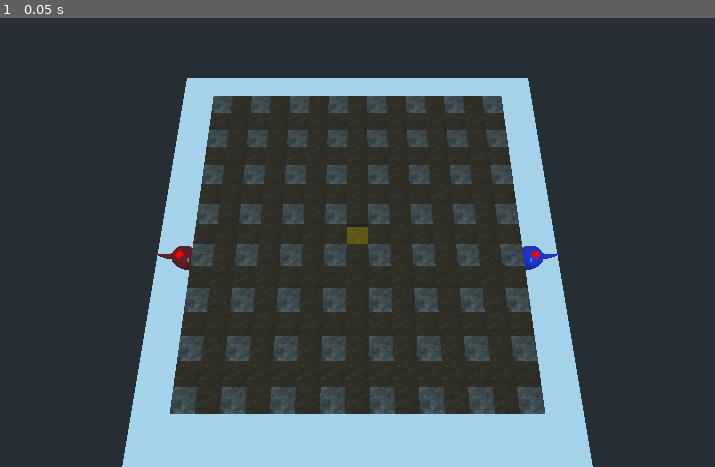
Above: before the commit, frame 1.
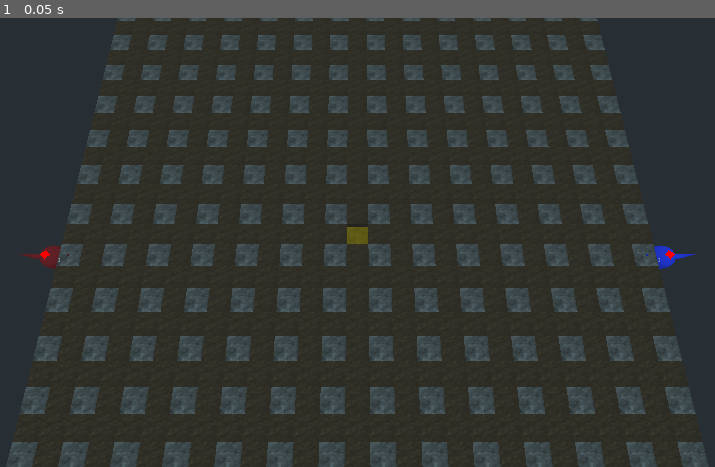
Above: after the commit, the same moment.

Repository: voidexp/ggj23
Game: Godot game, scene res://main.tscn
The game is run twice, just before and just after one commit, with the same random seed, the same clock (stepped at 60 frames per second) and the same inputs.
Inputs:
- Up to frame 1 (0.05 s): no input

The runs differ from the first frame. In frame 1, 22% of the frame differs, in the area x 0-100%, y 0-100%.

Commit message:
Adding lost changes to previous commit

Diff:
--- a/game/level_map.gd
+++ b/game/level_map.gd
@@ -125,7 +125,6 @@
 	player2_position = __grid_pos_to_real_pos(player2_grid_pos)
 
 func __grid_pos_to_real_pos(grid_position):
-	print_debug('----------------grid_to_pos', grid_position, Vector3(grid_position.x - col_count / 2, DEFAULT_Y, grid_position.y - row_count / 2))
 	return Vector3(grid_position.x - col_count / 2, DEFAULT_Y, grid_position.y - row_count / 2)
 
 func __get_block_id(col_id, row_id):
--- a/game/main.gd
+++ b/game/main.gd
@@ -9,7 +9,6 @@
 # Called when the node enters the scene tree for the first time.
 func _ready():
 	var player_positions = $LevelMap.get_player_positions()
-	print('----------players positions', player_positions)
 	$Player1.transform.origin = player_positions[0]
 	$Player2.transform.origin = player_positions[1]
 
--- a/game/main.tscn
+++ b/game/main.tscn
@@ -23,8 +23,8 @@
 speed = 2
 
 [node name="LevelMap" parent="." instance=ExtResource( 2 )]
-col_count = 15
-row_count = 15
+col_count = 27
+row_count = 27
 
 [node name="Camera" type="Camera" parent="."]
 transform = Transform( 1, 0, 0, 0, -4.37114e-08, 1, 0, -1, -4.37114e-08, 0, 15.6395, 4.23003 )
--- a/game/project.godot
+++ b/game/project.godot
@@ -60,11 +60,6 @@
 "events": [ Object(InputEventKey,"resource_local_to_scene":false,"resource_name":"","device":0,"alt":false,"shift":false,"control":false,"meta":false,"command":false,"pressed":false,"scancode":69,"physical_scancode":0,"unicode":0,"echo":false,"script":null)
  ]
 }
-p1_aux_action={
-"deadzone": 0.5,
-"events": [ Object(InputEventKey,"resource_local_to_scene":false,"resource_name":"","device":0,"alt":false,"shift":false,"control":false,"meta":false,"command":false,"pressed":false,"scancode":81,"physical_scancode":0,"unicode":0,"echo":false,"script":null)
- ]
-}
 p2_move_left={
 "deadzone": 0.5,
 "events": [ Object(InputEventKey,"resource_local_to_scene":false,"resource_name":"","device":0,"alt":false,"shift":false,"control":false,"meta":false,"command":false,"pressed":false,"scancode":16777231,"physical_scancode":0,"unicode":0,"echo":false,"script":null)
@@ -90,6 +85,11 @@
 "events": [ Object(InputEventKey,"resource_local_to_scene":false,"resource_name":"","device":0,"alt":false,"shift":false,"control":false,"meta":false,"command":false,"pressed":false,"scancode":46,"physical_scancode":0,"unicode":0,"echo":false,"script":null)
  ]
 }
+p1_aux_action={
+"deadzone": 0.5,
+"events": [ Object(InputEventKey,"resource_local_to_scene":false,"resource_name":"","device":0,"alt":false,"shift":false,"control":false,"meta":false,"command":false,"pressed":false,"scancode":81,"physical_scancode":0,"unicode":0,"echo":false,"script":null)
+ ]
+}
 p2_aux_action={
 "deadzone": 0.5,
 "events": [ Object(InputEventKey,"resource_local_to_scene":false,"resource_name":"","device":0,"alt":false,"shift":false,"control":false,"meta":false,"command":false,"pressed":false,"scancode":44,"physical_scancode":0,"unicode":0,"echo":false,"script":null)
